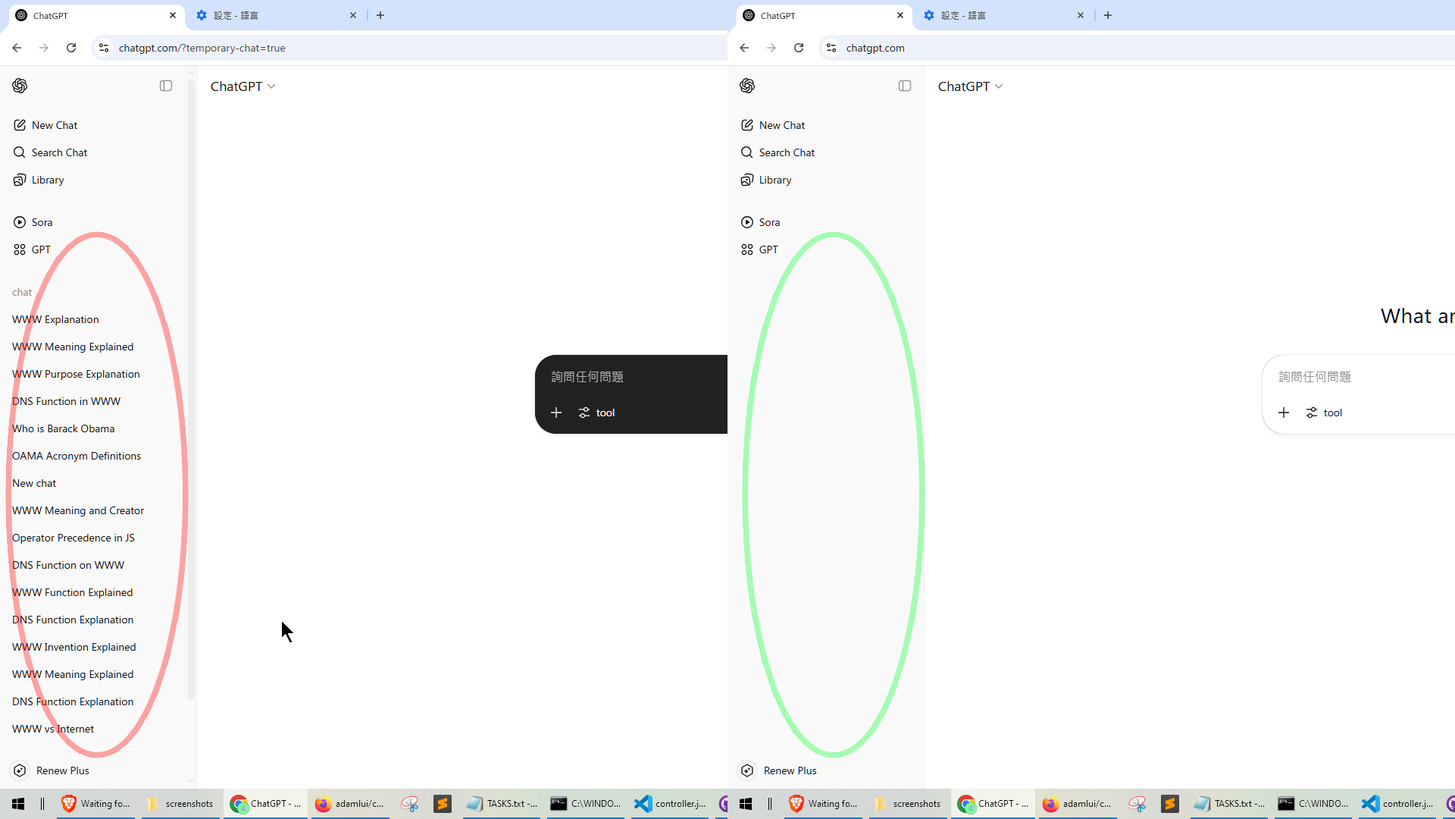
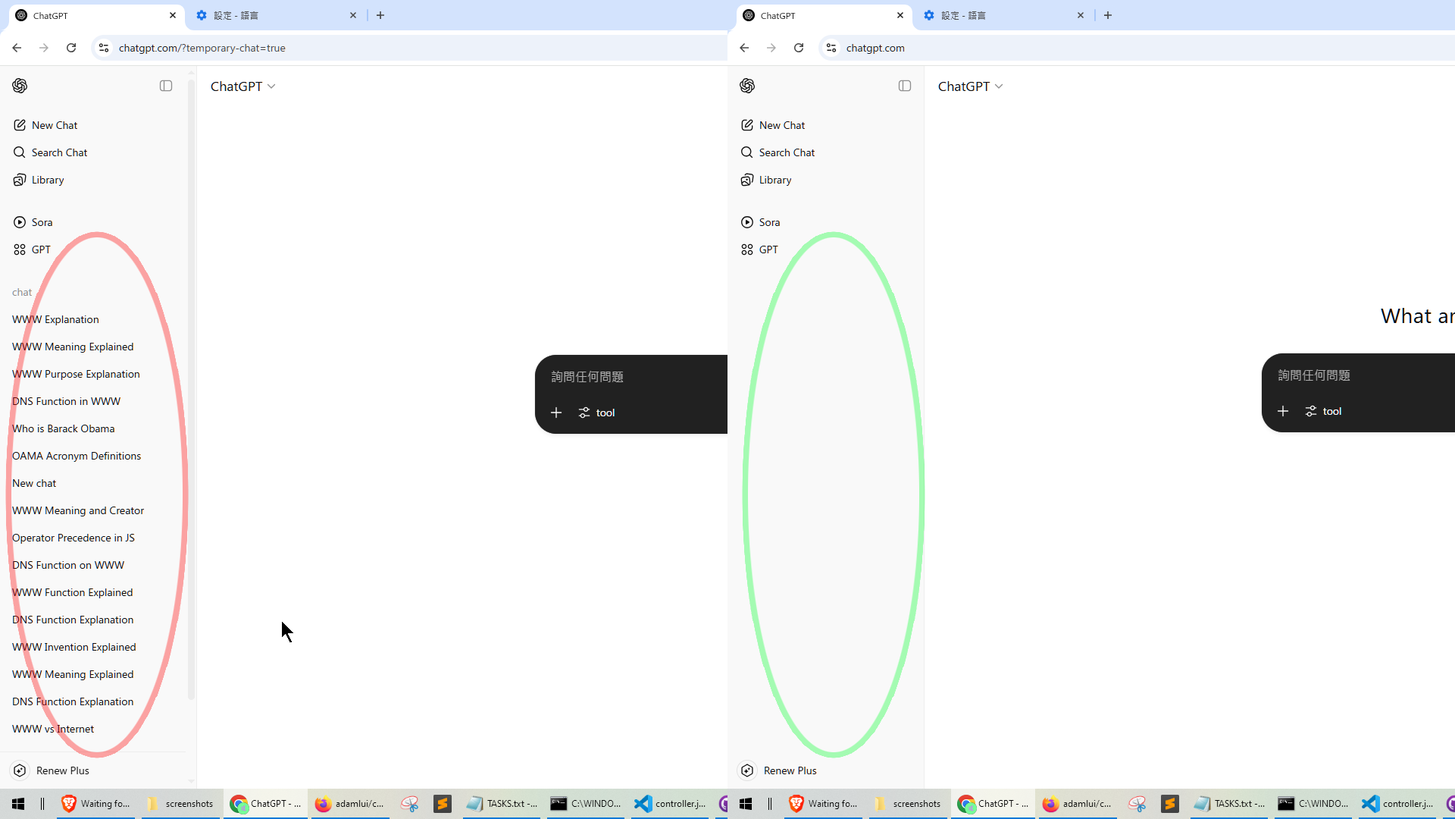
Layers edited between the first and the second (1455, 819) image:
added layer "Right black chatbar" above "Cleared" over left=1261, top=352, right=1455, bottom=438
